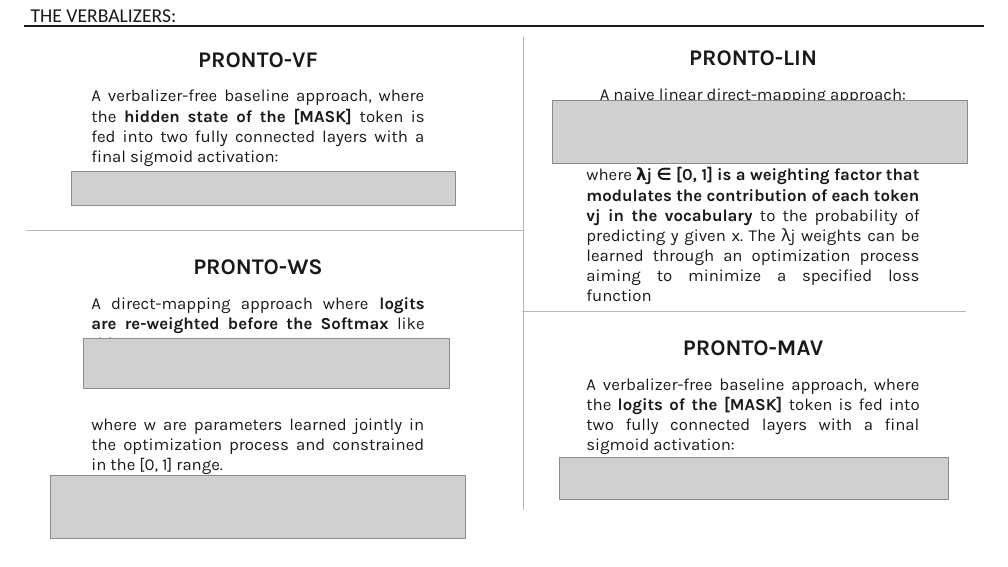
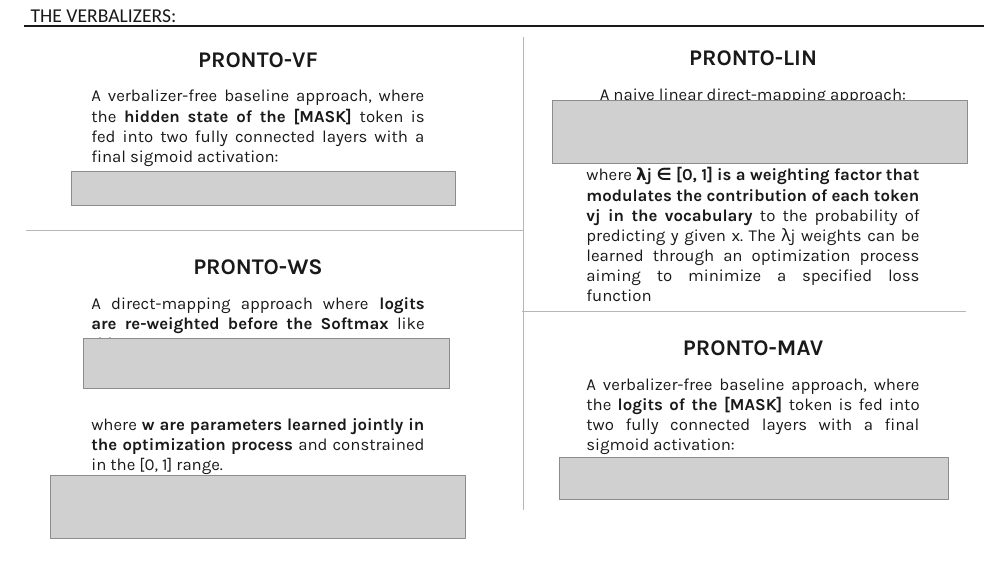
Before and after one commit to VR3ED/data-semantics-project, a slide deck: slide 14 of presentazione progetto.pptx. Drawn at 1008x567 pixels with LibreOffice and Linux fonts; fonts in the diff are those of the drawing; grey boxes stand for pictures; background and template pictures are left out. Boxes give left, top, right and bottom in pixels: in the first picture for what was removed or moved away, otherwise in the second. Text is boxed around its words. In the diff, an @@ line names an element or a change of style, - is before the commit and + after.

```diff
--- a/presentazione progetto.pptx
+++ b/presentazione progetto.pptx
@@ text at (x1=91, y1=418, x2=425, y2=476): bold on in "w are parameters learned jointly in the ..." @@
```
Also in this commit, not shown: 10 other slides changed, 1 other file.
